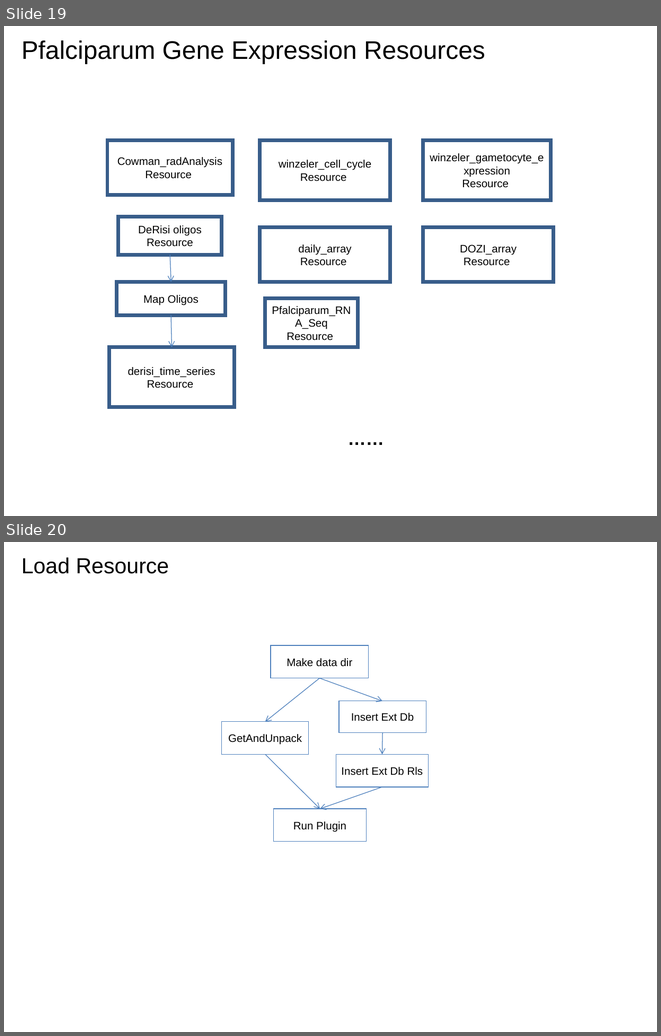
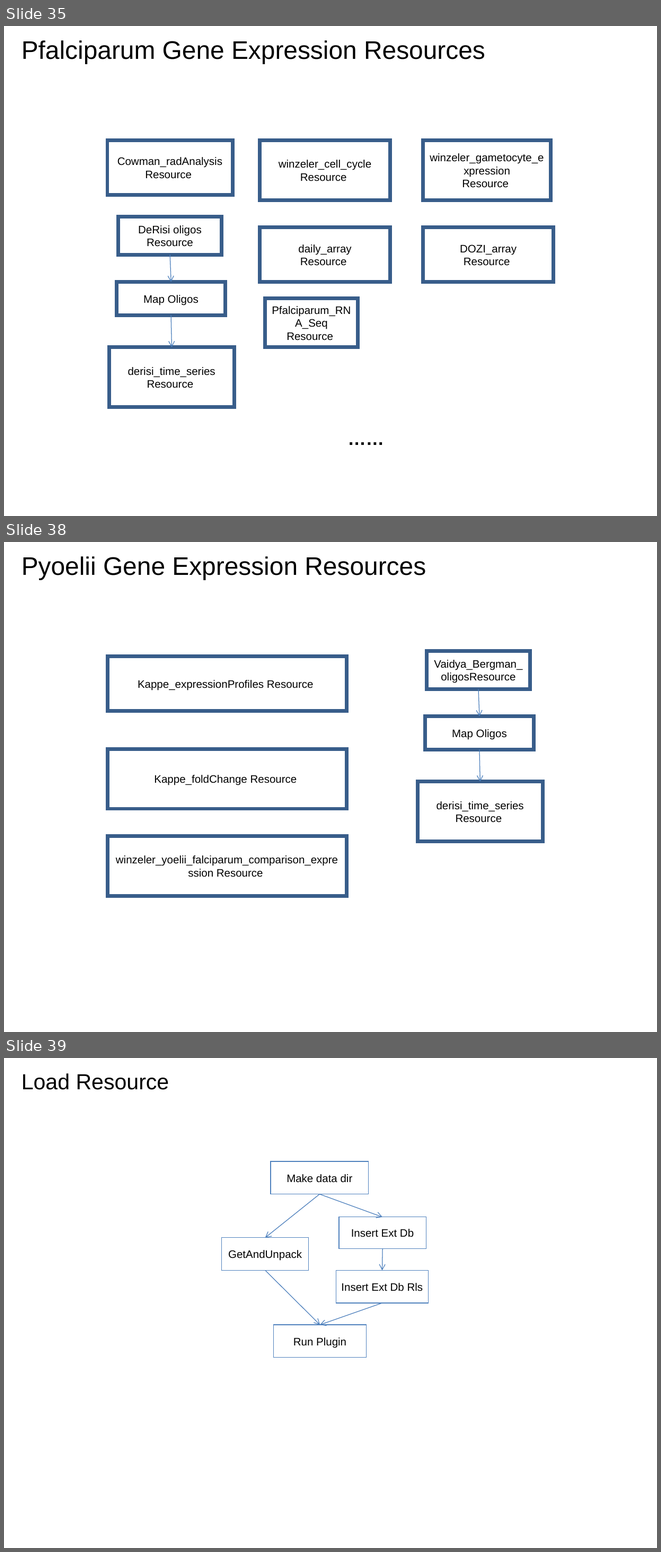
Before and after one commit to VEuPathDB/ApiCommonWorkflow, a slide deck: Main/doc/IntegratedWorkflow.ppt. Shown one above the other, each under a label of ours: slides 19 and 20 before the commit, slides 35, 38 and 39 after it; the slides between them are not shown. The pictures are 661x1036 and 661x1552 pixels, drawn with LibreOffice and Linux fonts; fonts in the diff are those of the drawing. Boxes give left, top, right and bottom in pixels: in the first picture for what was removed or moved away, otherwise in the second. Text is boxed around its words. In the diff, an @@ line names an element or a change of style, - is before the commit and + after.

```diff
--- a/Main/doc/IntegratedWorkflow.ppt
+++ b/Main/doc/IntegratedWorkflow.ppt
@@ slide 38 added at box(4, 542, 657, 1032), background #FFFFFF @@
@@ title added at box(21, 556, 426, 580), 28 pt, text #000000 @@
+Pyoelii Gene Expression Resources
@@ rectangle added at box(426, 651, 530, 689), outline #385D8A 4 pt, 12 pt, text #000000 @@
+Vaidya_Bergman_oligosResource
@@ rectangle added at box(107, 656, 347, 711), outline #385D8A 4 pt, 12 pt, text #000000 @@
+Kappe_expressionProfiles Resource
@@ arrow added from (478, 689) to (479, 716), #4A7EBB 0.74 pt @@
@@ rectangle added at box(425, 716, 534, 750), outline #385D8A 4 pt, 12 pt, text #000000 @@
+Map Oligos
@@ rectangle added at box(107, 749, 347, 809), outline #385D8A 4 pt, 12 pt, text #000000 @@
+Kappe_foldChange Resource
@@ arrow added from (479, 750) to (480, 782), #4A7EBB 0.74 pt @@
@@ rectangle added at box(417, 782, 542, 841), outline #385D8A 4 pt, 12 pt, text #000000 @@
+derisi_time_series Resource
@@ rectangle added at box(107, 836, 347, 896), outline #385D8A 4 pt, 12 pt, text #000000 @@
+winzeler_yoelii_falciparum_comparison_expression Resource
@@ what was slide 19 is now slide 35 @@
@@ what was slide 20 is now slide 39 @@
```
Also in this commit, not shown: 18 other slides added.
